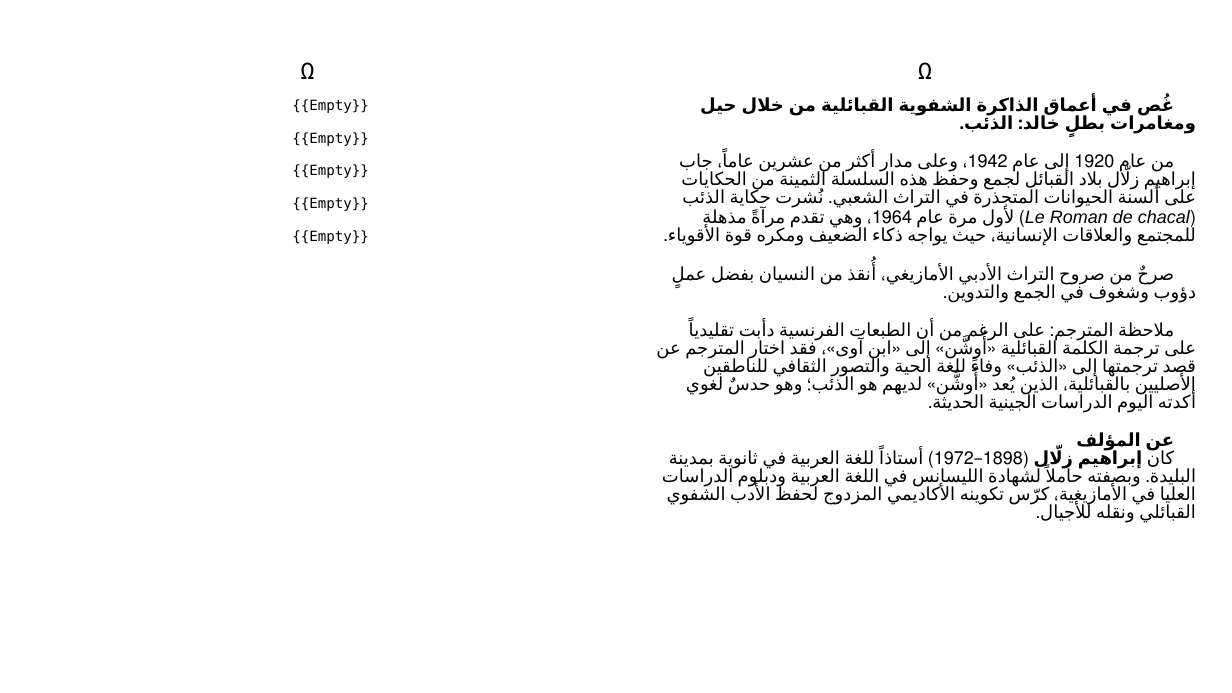
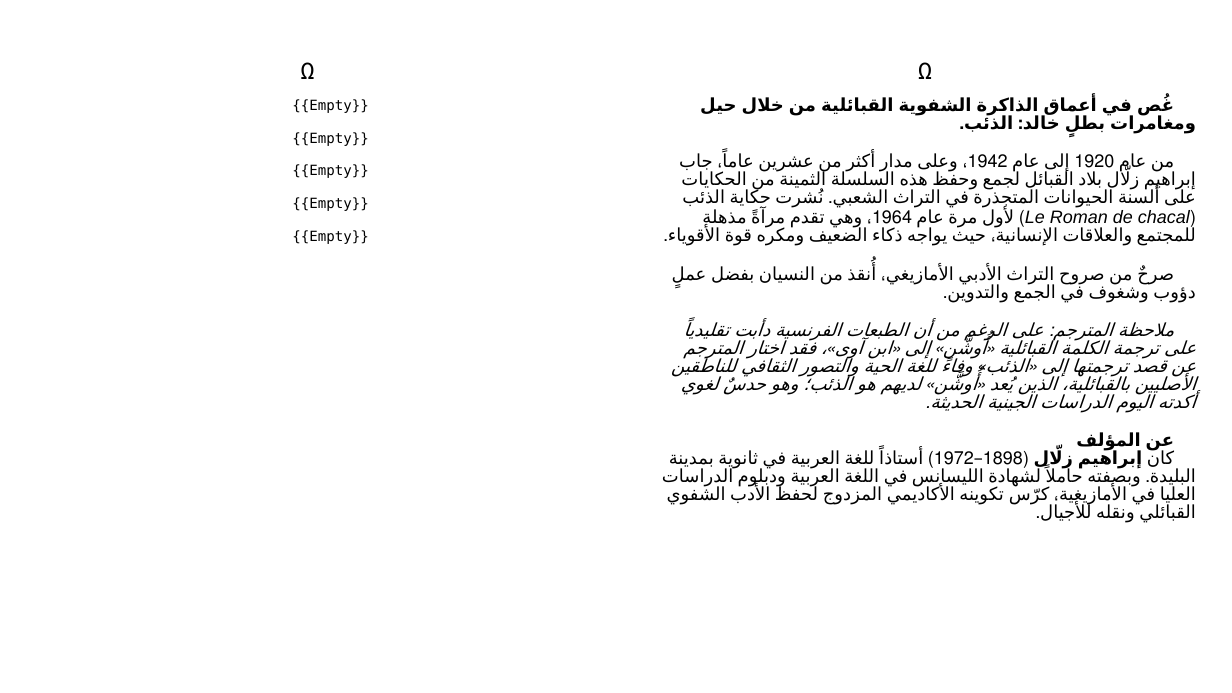
Before and after one commit to sferhah/tamacahut_n_wuccen, a slide deck: slide 88 of Uccen.ConsoleApp/Resources/pptx/uccen.arb.pptx. Drawn at 1232x693 pixels with LibreOffice and Linux fonts; fonts in the diff are those of the drawing. Boxes give left, top, right and bottom in pixels: in the first picture for what was removed or moved away, otherwise in the second. Text is boxed around its words. In the diff, an @@ line names an element or a change of style, - is before the commit and + after.

```diff
--- a/Uccen.ConsoleApp/Resources/pptx/uccen.arb.pptx
+++ b/Uccen.ConsoleApp/Resources/pptx/uccen.arb.pptx
@@ table at (x1=30, y1=15, x2=1205, y2=668) @@
@@ italic on in "ملاحظة المترجم: على الرغم من أن الطبعات ..." @@
```
Also in this commit, not shown: 3 other files.
